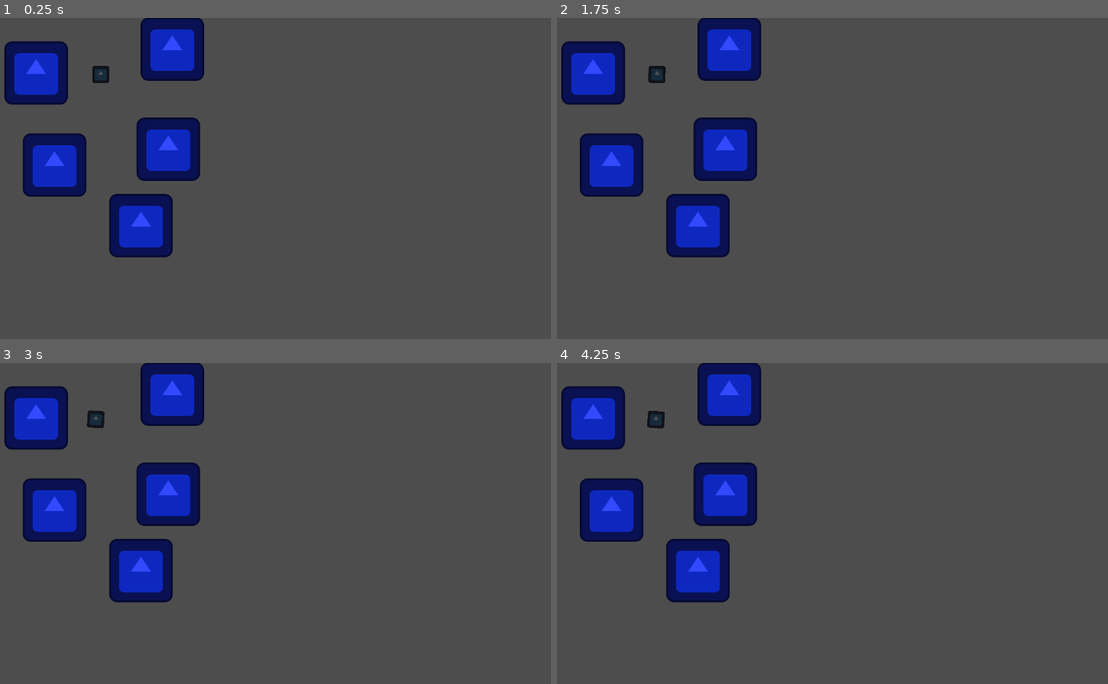
Above: before the commit, frames 1-4 (two rows, left to right).
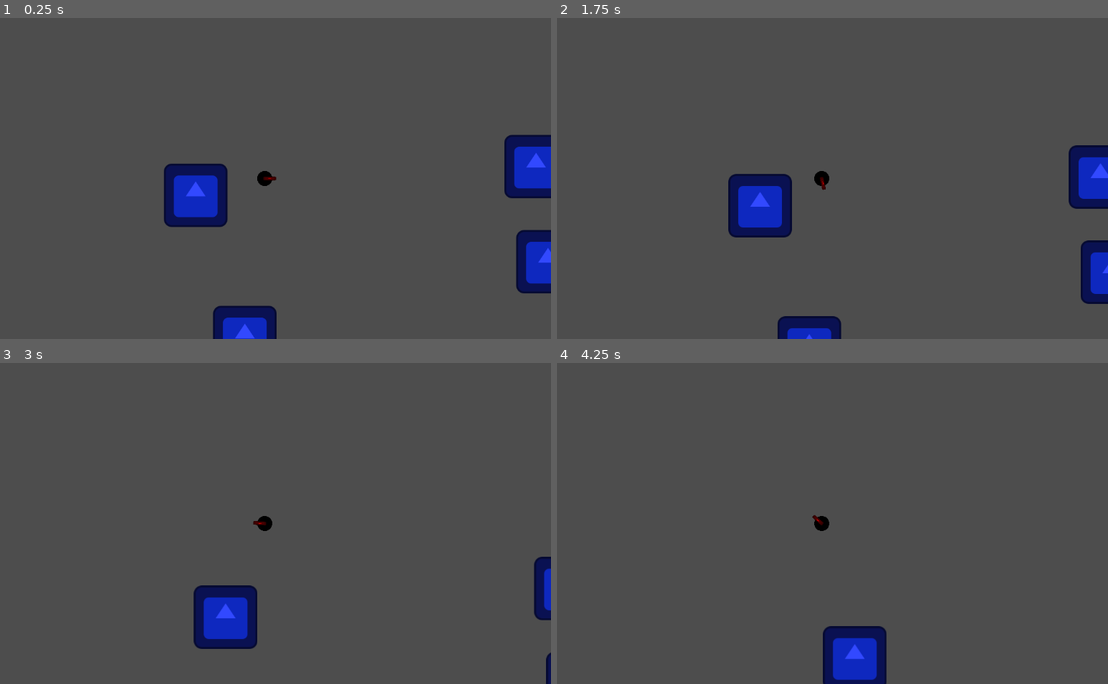
Above: after the commit, the same moments.

Repository: louis-vinchon/GGJ-Montpellier
Game: Godot game, scene res://3C-Felix/TestControls.tscn
Two runs of this game, one before a commit and one after it. Both use one fixed random seed, a clock stepped at 60 frames per second and the inputs below. The project has no main scene, so this scene is started directly. The engine's default icon, where the game draws it, is replaced by a stand-in: a white triangle on a blue panel in a dark square.
Inputs:
- Up to frame 1 (0.25 s): no input
- Up to frame 2 (1.75 s): tap Enter at 0.5 s; hold Right (RIGHT) 0.53-1.28 s; tap Space at 1.25 s; hold Down (DOWN) from 1.28 s (still down)
- Up to frame 3 (3 s): release Down (DOWN) at 2.03 s; hold Right (RIGHT) 2.03-2.78 s; hold Up (UP) from 2.78 s (still down)
- Up to frame 4 (4.25 s): release Up (UP) at 3.53 s; hold Left (LEFT) from 3.53 s (still down)

The runs differ from the first frame. In frame 1, 17% of the frame differs, in the area x 0-100%, y 0-100%; in frame 2, 17%; in frame 3, 15%; in frame 4, 14%.

Commit message:
3c movement

Diff:
--- a/3C-Felix/PlayerCharacter.tscn
+++ b/3C-Felix/PlayerCharacter.tscn
@@ -13,13 +13,63 @@
 [node name="PlayerCharacter" type="RigidBody2D"]
 physics_material_override = SubResource("PhysicsMaterial_csubi")
 gravity_scale = 0.0
+inertia = 5.0
 linear_damp = 1.0
 script = ExtResource("1_dtsqw")
+accelerationPower = 50000.0
 
 [node name="Sprite2D" type="Sprite2D" parent="."]
-modulate = Color(0.317647, 0.317647, 0.317647, 1)
-scale = Vector2(0.265625, 0.265625)
+modulate = Color(0, 0, 0, 1)
+rotation = 1.57079
+scale = Vector2(0.181959, 0.181959)
+texture = ExtResource("1_mv1dl")
+
+[node name="Sprite2D2" type="Sprite2D" parent="Sprite2D"]
+modulate = Color(0, 0, 0, 1)
+rotation = 0.20546
+scale = Vector2(1, 1)
+texture = ExtResource("1_mv1dl")
+
+[node name="Sprite2D" type="Sprite2D" parent="Sprite2D/Sprite2D2"]
+modulate = Color(0, 0, 0, 1)
+rotation = 1.82977
+texture = ExtResource("1_mv1dl")
+
+[node name="Sprite2D2" type="Sprite2D" parent="Sprite2D/Sprite2D2/Sprite2D"]
+modulate = Color(0, 0, 0, 1)
+rotation = 0.20546
+scale = Vector2(1, 1)
+texture = ExtResource("1_mv1dl")
+
+[node name="Sprite2D" type="Sprite2D" parent="Sprite2D/Sprite2D2/Sprite2D/Sprite2D2"]
+modulate = Color(0, 0, 0, 1)
+rotation = 1.79969
+texture = ExtResource("1_mv1dl")
+
+[node name="Sprite2D2" type="Sprite2D" parent="Sprite2D/Sprite2D2/Sprite2D/Sprite2D2/Sprite2D"]
+modulate = Color(0, 0, 0, 1)
+rotation = 0.20546
+scale = Vector2(1, 1)
+texture = ExtResource("1_mv1dl")
+
+[node name="Sprite2D" type="Sprite2D" parent="Sprite2D/Sprite2D2/Sprite2D/Sprite2D2/Sprite2D/Sprite2D2"]
+modulate = Color(0, 0, 0, 1)
+rotation = 1.69739
+texture = ExtResource("1_mv1dl")
+
+[node name="Sprite2D2" type="Sprite2D" parent="Sprite2D/Sprite2D2/Sprite2D/Sprite2D2/Sprite2D/Sprite2D2/Sprite2D"]
+modulate = Color(0, 0, 0, 1)
+rotation = 0.20546
+scale = Vector2(1, 1)
+texture = ExtResource("1_mv1dl")
+
+[node name="Sprite2D2" type="Sprite2D" parent="."]
+modulate = Color(1, 0, 0, 1)
+position = Vector2(10, 0)
+scale = Vector2(0.2, 0.0570313)
 texture = ExtResource("1_mv1dl")
 
 [node name="CollisionShape2D" type="CollisionShape2D" parent="."]
 shape = SubResource("CircleShape2D_hjxpa")
+
+[node name="Camera2D" type="Camera2D" parent="."]
--- a/3C-Felix/TestControls.tscn
+++ b/3C-Felix/TestControls.tscn
@@ -13,7 +13,7 @@
 mass = 2.5
 
 [node name="StaticBody2D" type="StaticBody2D" parent="."]
-position = Vector2(116, 111)
+position = Vector2(107, 148)
 
 [node name="Sprite2D" type="Sprite2D" parent="StaticBody2D"]
 modulate = Color(0.196078, 0.286275, 1, 1)
@@ -23,7 +23,7 @@
 shape = SubResource("RectangleShape2D_n4b2c")
 
 [node name="StaticBody2D2" type="StaticBody2D" parent="."]
-position = Vector2(390, 63)
+position = Vector2(792, 90)
 
 [node name="Sprite2D" type="Sprite2D" parent="StaticBody2D2"]
 modulate = Color(0.196078, 0.286275, 1, 1)
@@ -33,7 +33,7 @@
 shape = SubResource("RectangleShape2D_n4b2c")
 
 [node name="StaticBody2D3" type="StaticBody2D" parent="."]
-position = Vector2(382, 265)
+position = Vector2(816, 282)
 
 [node name="Sprite2D" type="Sprite2D" parent="StaticBody2D3"]
 modulate = Color(0.196078, 0.286275, 1, 1)
@@ -43,7 +43,7 @@
 shape = SubResource("RectangleShape2D_n4b2c")
 
 [node name="StaticBody2D4" type="StaticBody2D" parent="."]
-position = Vector2(153, 297)
+position = Vector2(639, 508)
 
 [node name="Sprite2D" type="Sprite2D" parent="StaticBody2D4"]
 modulate = Color(0.196078, 0.286275, 1, 1)
@@ -53,7 +53,7 @@
 shape = SubResource("RectangleShape2D_n4b2c")
 
 [node name="StaticBody2D5" type="StaticBody2D" parent="."]
-position = Vector2(327, 419)
+position = Vector2(206, 435)
 
 [node name="Sprite2D" type="Sprite2D" parent="StaticBody2D5"]
 modulate = Color(0.196078, 0.286275, 1, 1)
